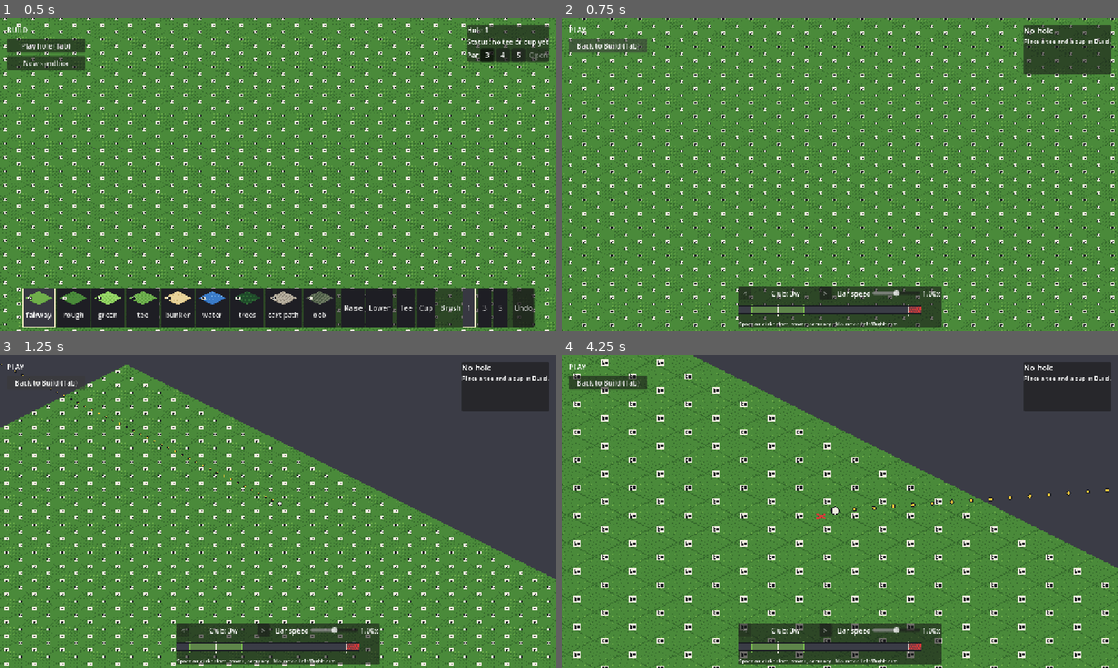
Above: before the commit, frames 1-4 (two rows, left to right).
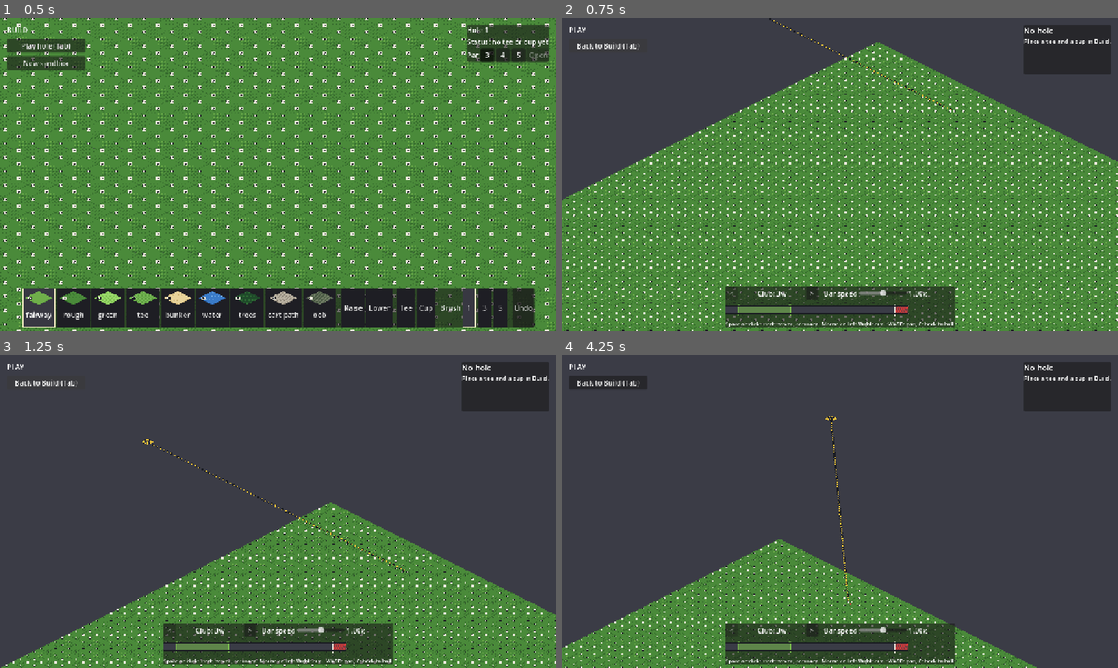
Above: after the commit, the same moments.

Repository: avdrav1/prestwick
Game: Godot game, scene res://scenes/main.tscn
The game is run twice, just before and just after one commit, with the same random seed, the same clock (stepped at 60 frames per second) and the same inputs.
Inputs (mouse positions are in pixels of both pictures, inside the frame that each line leads up to):
- Up to frame 1 (0.5 s): no input
- Up to frame 2 (0.75 s): click "Play hole (Tab)" at 0.5 s
- Up to frame 3 (1.25 s): no input
- Up to frame 4 (4.25 s): tap Enter at 1.25 s; move the mouse to (962, 495) at 1.27 s; hold D (pan_right) 1.28-2 s; tap Space (swing) at 1.35 s; click (962, 495) at 1.42 s; tap Mouse wheel up (zoom_in) at 1.55 s; drag from (728, 527) to (812, 574) at 2.02 s; click ">" at 2.75 s; click "<" at 3.5 s

Frame 1 is identical in both runs. In frame 2, 53% of the frame differs, in the area x 0-100%, y 0-100%; in frame 3, 48%; in frame 4, 61%.

Commit message:
fix: E2-S8 frame the ball and aim marker together
While aiming, the play camera frames the ball and the aim marker,
zooming out (never past 0.5x) until both fit, so the pin and the
landing marker are visible from the tee (pillar 2). Flight follows
the ball alone. Review fix from the E2 swarm; the amend was blocked.

Co-Authored-By: Claude Opus 5.5 <noreply@anthropic.com>

Diff:
--- a/scenes/camera_tuning.gd
+++ b/scenes/camera_tuning.gd
@@ -15,6 +15,9 @@
 ## Play (E2-S8): how quickly the camera eases onto the ball it centres on, a time constant in
 ## seconds (about 63% of the way in this time, 95% in three). 0 jumps at once.
 @export var centre_time: float = 0.15
+## Play, aiming at rest (E2-S8 review): the camera frames the ball and the aim marker
+## together, each at least this many screen pixels inside the screen edge.
+@export var aim_frame_margin: float = 64.0
 
 
 static func load_default() -> CameraTuning:
--- a/scenes/camera_tuning.tres
+++ b/scenes/camera_tuning.tres
@@ -9,3 +9,4 @@
 start_zoom_index = 1
 edge_margin = 128.0
 centre_time = 0.15
+aim_frame_margin = 64.0
--- a/scenes/course_camera.gd
+++ b/scenes/course_camera.gd
@@ -8,6 +8,13 @@
 ## and after it rests. While tracking, the camera eases onto the focus (CameraTuning
 ## centre_time). A pan (keys or drag) stops tracking so the player can scout; the
 ## `snap_camera` key (C) snaps back to the ball and tracks it again.
+##
+## While the player aims at rest, Main also gives a lead, the aim marker (pillar 2: the
+## player must see where the shot goes). The camera then centres on the midpoint of the ball
+## and the marker, held so the ball stays on screen (CameraTuning aim_frame_margin), and if
+## both do not fit it steps the zoom out, never past the farthest level, until they do. A
+## flight has no lead, so the camera follows the ball alone. The zoom comes back to the
+## player's own level (their last zoom key) when the next aim is framed with centre_on.
 
 const PAN_LEFT: StringName = &"pan_left"
 const PAN_RIGHT: StringName = &"pan_right"
@@ -34,8 +41,17 @@
 var has_focus: bool = false
 ## True while the camera follows `focus`; a pan clears it, snap_back sets it.
 var tracking: bool = false
+## The second world point framed with the focus (the aim marker), valid when `has_lead`.
+var lead: Vector2 = Vector2.ZERO
+var has_lead: bool = false
+## The visible size in screen pixels. Zero, the default, reads the viewport; tests set it.
+var view_size_override: Vector2 = Vector2.ZERO
 
 var _zoom_index: int = 0
+## The zoom level the player chose with the zoom keys (or the start level).
+var _player_zoom_index: int = 0
+## True after a zoom key, until the next centre_on: the player's zoom wins over the fit.
+var _player_zoomed: bool = false
 var _dragging: bool = false
 
 
@@ -43,6 +59,7 @@
 	if tuning == null:
 		tuning = CameraTuning.load_default()
 	set_zoom_index(tuning.start_zoom_index)
+	_player_zoom_index = _zoom_index
 
 
 func _process(delta: float) -> void:
@@ -89,11 +106,57 @@
 	has_focus = true
 
 
+## Frames `p` with the focus from now on (the aim marker while aiming). A tracking camera
+## steps its zoom out until both fit, unless the player zoomed since the last centre_on.
+func set_lead(p: Vector2) -> void:
+	lead = p
+	has_lead = true
+	if tracking and has_focus and not _player_zoomed:
+		while _zoom_index > 0 and not fits(focus, lead, tuning.zoom_levels[_zoom_index]):
+			set_zoom_index(_zoom_index - 1)
+
+
+## Drops the lead (a flight): the camera follows the focus alone. The zoom stays.
+func clear_lead() -> void:
+	has_lead = false
+
+
 ## Centres on `p` from now on: the focus moves there and the camera tracks it again, even
-## after the player panned away.
-func centre_on(p: Vector2) -> void:
+## after the player panned away. With `restore_zoom` (a new aim: Play, or the ball at rest)
+## the zoom goes back to the player's own level, and the lead is dropped until Main sets it.
+func centre_on(p: Vector2, restore_zoom: bool = false) -> void:
 	set_focus(p)
 	tracking = true
+	if restore_zoom:
+		has_lead = false
+		_player_zoomed = false
+		set_zoom_index(_player_zoom_index)
+
+
+## True when world points `a` and `b` both fit on screen at zoom `z`, each at least
+## aim_frame_margin screen px inside the edge.
+func fits(a: Vector2, b: Vector2, z: float) -> bool:
+	var d := (b - a).abs() * z + Vector2.ONE * 2.0 * _frame_margin()
+	var v := view_size()
+	return d.x <= v.x and d.y <= v.y
+
+
+## The visible size in screen pixels.
+func view_size() -> Vector2:
+	if view_size_override != Vector2.ZERO:
+		return view_size_override
+	return get_viewport_rect().size if is_inside_tree() else Vector2.ZERO
+
+
+## Where the camera wants to centre: the focus, or with a lead the midpoint of the two, held
+## so the focus stays at least aim_frame_margin screen px inside the edge.
+func goal() -> Vector2:
+	if not has_lead:
+		return focus
+	var mid := (focus + lead) * 0.5
+	var reach := (view_size() * 0.5 - Vector2.ONE * _frame_margin()) / zoom.x
+	reach = reach.max(Vector2.ZERO)
+	return mid.clamp(focus - reach, focus + reach)
 
 
 ## Back to the ball after a pan: tracks the focus again. Nothing without one.
@@ -102,9 +165,12 @@
 		tracking = true
 
 
-## Moves the zoom one step in (+1) or out (-1), stopping at the ends.
+## Moves the zoom one step in (+1) or out (-1), stopping at the ends. The player's choice:
+## it holds over the aim fit until the next centre_on, and centre_on comes back to it.
 func step_zoom(direction: int) -> void:
 	set_zoom_index(_zoom_index + signi(direction))
+	_player_zoom_index = _zoom_index
+	_player_zoomed = true
 
 
 func set_zoom_index(index: int) -> void:
@@ -122,14 +188,18 @@
 
 
 func _ease_to_focus(delta: float) -> void:
-	var goal := _clamped(focus)
+	var target := _clamped(goal())
 	var t: float = tuning.centre_time if tuning != null else 0.0
 	if t <= 0.0:
-		position = goal
+		position = target
 	else:
-		position = position.lerp(goal, 1.0 - exp(-delta / t))
-		if position.distance_to(goal) < 0.01:
-			position = goal
+		position = position.lerp(target, 1.0 - exp(-delta / t))
+		if position.distance_to(target) < 0.01:
+			position = target
+
+
+func _frame_margin() -> float:
+	return tuning.aim_frame_margin if tuning != null else 0.0
 
 
 func _clamped(p: Vector2) -> Vector2:
--- a/scenes/main.gd
+++ b/scenes/main.gd
@@ -95,9 +95,19 @@
 
 
 ## Keeps the camera on a moving ball (E2-S8), unless the player panned away to scout.
+## While aiming at rest it frames the ball and the aim marker together (pillar 2), so the
+## player sees where the shot goes before striking.
 func _process(_delta: float) -> void:
-	if mode == Mode.PLAY and shot_view.playing:
+	if mode != Mode.PLAY:
+		return
+	if shot_view.playing:
+		camera.clear_lead()
 		camera.set_focus(_ball_world())
+	elif aim_view.visible and aim_view.prediction != null:
+		camera.set_focus(_ball_world())
+		camera.set_lead(_aim_marker_world())
+	else:
+		camera.clear_lead()
 
 
 func toggle_mode() -> void:
@@ -122,7 +132,7 @@
 ## on it (E2-S8).
 func _begin_play() -> void:
 	swing_control.begin(course, debug_shot.start_tile, debug_shot.heading_deg)
-	camera.centre_on(_ball_world())
+	camera.centre_on(_ball_world(), true)
 
 
 ## The ball's drawn point in the camera's space.
@@ -132,8 +142,15 @@
 			if shot_view.ball != null else camera.position
 
 
-## A shot starts: centre on the ball (E2-S8), even after a pan.
+## The aim marker's drawn point in the camera's space.
+func _aim_marker_world() -> Vector2:
+	return camera.get_parent().to_local(aim_view.to_global(aim_view.marker_screen))
+
+
+## A shot starts: centre on the ball alone (E2-S8), even after a pan. The zoom stays as
+## the aim framed it, so the flight is followed at the same scale.
 func _on_struck(_shot: ShotLaunch) -> void:
+	camera.clear_lead()
 	camera.centre_on(_ball_world())
 
 
@@ -145,7 +162,7 @@
 ## The ball rests (or was dropped): centre on it for the next shot (E2-S8).
 func _on_came_to_rest(_at: Vector3) -> void:
 	if mode == Mode.PLAY:
-		camera.centre_on(_ball_world())
+		camera.centre_on(_ball_world(), true)
 
 
 ## The build tool, its palette, the hole panel, New sandbox and the issue highlights exist
--- a/scenes/swing_panel.gd
+++ b/scenes/swing_panel.gd
@@ -45,7 +45,7 @@
 	bar = SwingBar.new()
 	box.add_child(bar)
 	hint_label = Label.new()
-	hint_label.text = "Space or click: start, power, accuracy.  Mouse or Left/Right: aim."
+	hint_label.text = "Space or click: start, power, accuracy.  Mouse or Left/Right: aim.  WASD: pan, C: back to ball."
 	hint_label.add_theme_font_size_override("font_size", 12)
 	box.add_child(hint_label)
 
--- a/tests/test_course_camera.gd
+++ b/tests/test_course_camera.gd
@@ -157,3 +157,90 @@
 	assert_false(_cam.tracking)
 	_cam._process(1.0)
 	assert_eq(_cam.position, Rect2(-640, -128, 1280, 768).get_center())
+
+
+# --- aiming at rest: the ball and the aim marker framed together (E2-S8 review, pillar 2) ---
+
+func _aiming_cam() -> void:
+	_cam.view_size_override = Vector2(1280, 720)
+	_cam.frame(Rect2(-5000, -5000, 10000, 10000))
+	_cam.centre_on(Vector2.ZERO, true)
+
+
+## True when world point `p` is on screen at least the frame margin inside the edge.
+func _on_screen(p: Vector2) -> bool:
+	var half := _cam.view_size() * 0.5 / _cam.zoom.x
+	var inset := Vector2.ONE * (_cam.tuning.aim_frame_margin - 0.5) / _cam.zoom.x
+	var r := Rect2(_cam.position - half + inset, (half - inset) * 2.0)
+	return r.has_point(p)
+
+
+func test_aim_frame_margin_comes_from_the_resource() -> void:
+	assert_gt(_cam.tuning.aim_frame_margin, 0.0)
+
+
+func test_a_lead_that_fits_is_framed_with_the_ball_at_the_midpoint() -> void:
+	_aiming_cam()
+	_cam.set_lead(Vector2(800, 400))
+	_cam._process(10.0)
+	assert_eq(_cam.zoom, Vector2.ONE, "it fits at 1x, so the zoom stays")
+	assert_almost_eq(_cam.position, Vector2(400, 200), Vector2(0.01, 0.01), "centred between them")
+	assert_true(_on_screen(Vector2.ZERO), "the ball is on screen")
+	assert_true(_on_screen(Vector2(800, 400)), "and so is the marker")
+
+
+func test_a_lead_too_far_for_1x_steps_the_zoom_out_until_both_fit() -> void:
+	_aiming_cam()
+	# The driver's marker from example_par3's tee (E2-S8 review): (1568, 784) px at 1x.
+	_cam.set_lead(Vector2(1568, 784))
+	_cam._process(10.0)
+	assert_eq(_cam.zoom, Vector2(0.5, 0.5), "one step out")
+	assert_true(_on_screen(Vector2.ZERO), "the ball is on screen")
+	assert_true(_on_screen(Vector2(1568, 784)), "and so is the marker")
+
+
+func test_a_lead_too_far_for_any_zoom_keeps_the_ball_on_screen() -> void:
+	_aiming_cam()
+	_cam.set_lead(Vector2(6000, 0))
+	_cam._process(10.0)
+	assert_eq(_cam.zoom, Vector2(0.5, 0.5), "the farthest level")
+	assert_true(_on_screen(Vector2.ZERO), "the ball never leaves the screen")
+	assert_gt(_cam.position.x, 0.0, "the view leans toward the marker")
+
+
+func test_the_next_aim_comes_back_to_the_players_zoom() -> void:
+	_aiming_cam()
+	_cam.set_lead(Vector2(1568, 784))
+	assert_eq(_cam.zoom, Vector2(0.5, 0.5))
+	_cam.clear_lead()
+	_cam.centre_on(Vector2(1568, 784))
+	assert_eq(_cam.zoom, Vector2(0.5, 0.5), "a strike keeps the framed zoom for the flight")
+	_cam.centre_on(Vector2(1568, 784), true)
+	assert_eq(_cam.zoom, Vector2.ONE, "the next aim starts from the player's 1x")
+	assert_false(_cam.has_lead)
+
+
+func test_a_zoom_key_wins_over_the_fit() -> void:
+	_aiming_cam()
+	_cam.step_zoom(1)
+	_cam.set_lead(Vector2(1568, 784))
+	assert_eq(_cam.zoom, Vector2(2, 2), "the player zoomed in, so the fit does not undo it")
+	_cam._process(10.0)
+	assert_true(_on_screen(Vector2.ZERO), "the ball stays on screen")
+	_cam.centre_on(Vector2.ZERO, true)
+	assert_eq(_cam.zoom, Vector2(2, 2), "and 2x is now the player's level")
+
+
+func test_without_a_lead_the_camera_follows_the_ball_alone() -> void:
+	_aiming_cam()
+	_cam.set_lead(Vector2(800, 400))
+	_cam.clear_lead()
+	_cam._process(10.0)
+	assert_almost_eq(_cam.position, Vector2.ZERO, Vector2(0.01, 0.01))
+
+
+func test_a_panned_camera_does_not_zoom_for_the_lead() -> void:
+	_aiming_cam()
+	_cam.pan(Vector2(10, 0))
+	_cam.set_lead(Vector2(1568, 784))
+	assert_eq(_cam.zoom, Vector2.ONE, "scouting: the player has the camera")
--- a/tests/test_round_flow.gd
+++ b/tests/test_round_flow.gd
@@ -195,6 +195,43 @@
 	assert_almost_eq(cam.position, cam.focus, Vector2(0.01, 0.01), "one key snaps back")
 
 
+## True when world point `p` is inside the camera's view.
+func _in_view(cam: CourseCamera, p: Vector2) -> bool:
+	var half := cam.view_size() * 0.5 / cam.zoom.x
+	return Rect2(cam.position - half, half * 2.0).has_point(p)
+
+
+func test_from_the_tee_the_ball_and_the_aim_marker_are_both_in_view() -> void:
+	# E2-S8 review, pillar 2: on example_par3 the driver's marker is (1568, 784) px from the
+	# tee and the 6-iron's (1005, 502); a ball-only camera showed neither.
+	var m := _main(PAR3_PATH)
+	var cam := m.camera
+	cam.view_size_override = Vector2(1280, 720)
+	m.set_mode(Main.Mode.PLAY)
+	var sc := m.swing_control
+	assert_eq(sc.club.id, "driver", "the default club from the tee")
+	m._process(0.0)
+	cam._process(10.0)
+	assert_true(cam.has_lead, "aiming at rest frames the marker too")
+	var marker := m.aim_view.marker_screen
+	assert_true(_in_view(cam, m.shot_view.ball_screen()), "the ball is in view")
+	assert_true(_in_view(cam, marker), "the driver's marker is in view")
+	assert_eq(cam.zoom, Vector2(0.5, 0.5), "the driver needs 0.5x")
+	for c: Club in sc.legal:
+		if c.id == "6i":
+			sc.select_club(c)
+	m._process(0.0)
+	cam._process(10.0)
+	assert_true(_in_view(cam, m.aim_view.marker_screen), "the 6-iron's marker is in view")
+	assert_true(_in_view(cam, m.shot_view.ball_screen()))
+	var plan := ScriptedRound.plan(sc)
+	ScriptedRound.swing(sc, plan)
+	m._process(0.0)
+	assert_false(cam.has_lead, "a flight follows the ball alone")
+	_finish_shot(m)
+	assert_eq(cam.zoom, Vector2.ONE, "the next aim starts from the player's 1x")
+
+
 func test_no_hole_plays_without_a_score() -> void:
 	var m := _main(FLAT_PATH)
 	m.set_mode(Main.Mode.PLAY)
Binary file changed: docs/decisions/e2-s8-tee.png
Not shown, changed: docs/BACKLOG.md
Not shown, changed: docs/design.md
